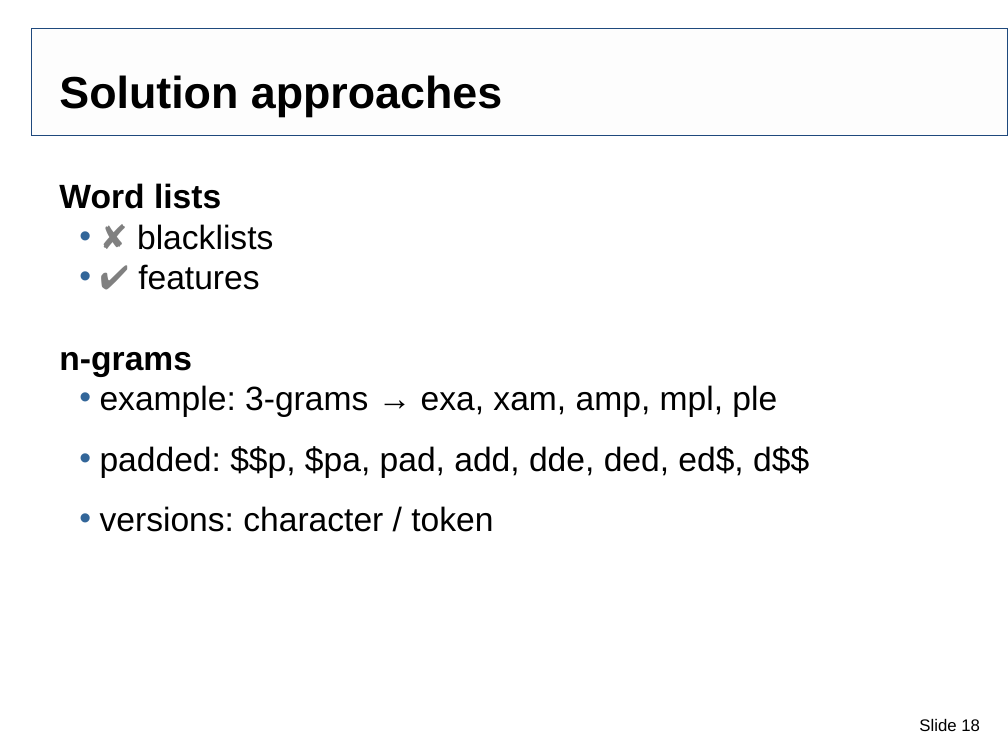
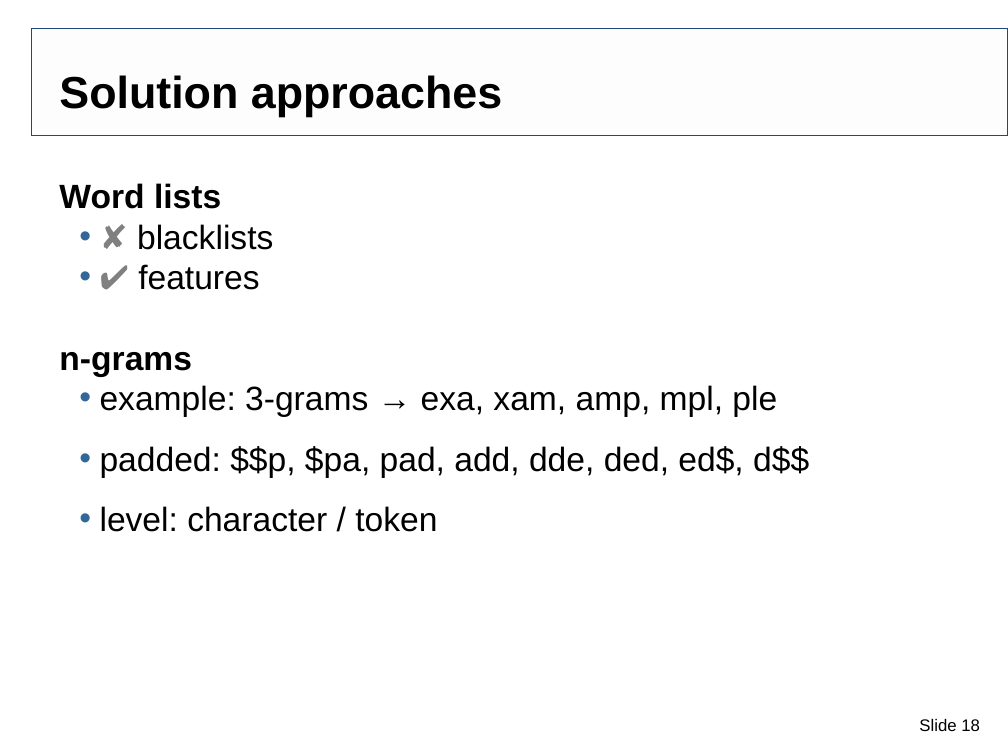
Before and after one commit to IllDepence/websci_ss2017, a slide deck: slide 18 of pres/Tarek_Saier_Abusive_behavior_in_social_media.odp. Drawn at 1008x756 pixels with LibreOffice and Linux fonts; fonts in the diff are those of the drawing; background and template pictures are left out. Boxes give left, top, right and bottom in pixels: in the first picture for what was removed or moved away, otherwise in the second. Text is boxed around its words. In the diff, an @@ line names an element or a change of style, - is before the commit and + after.

```diff
--- a/pres/Tarek_Saier_Abusive_behavior_in_social_media.odp
+++ b/pres/Tarek_Saier_Abusive_behavior_in_social_media.odp
@@ text at box(100, 506, 437, 532): text changed @@
-  • versions: character / token
+  • level: character / token
```
Also in this commit, not shown: 3 other slides changed, 1 slide added, 1 other file.
